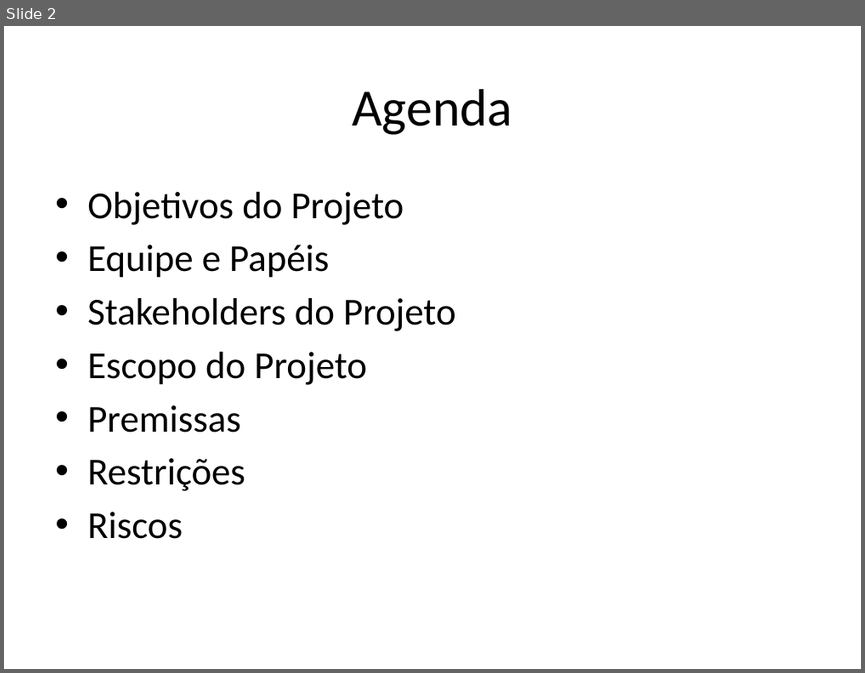
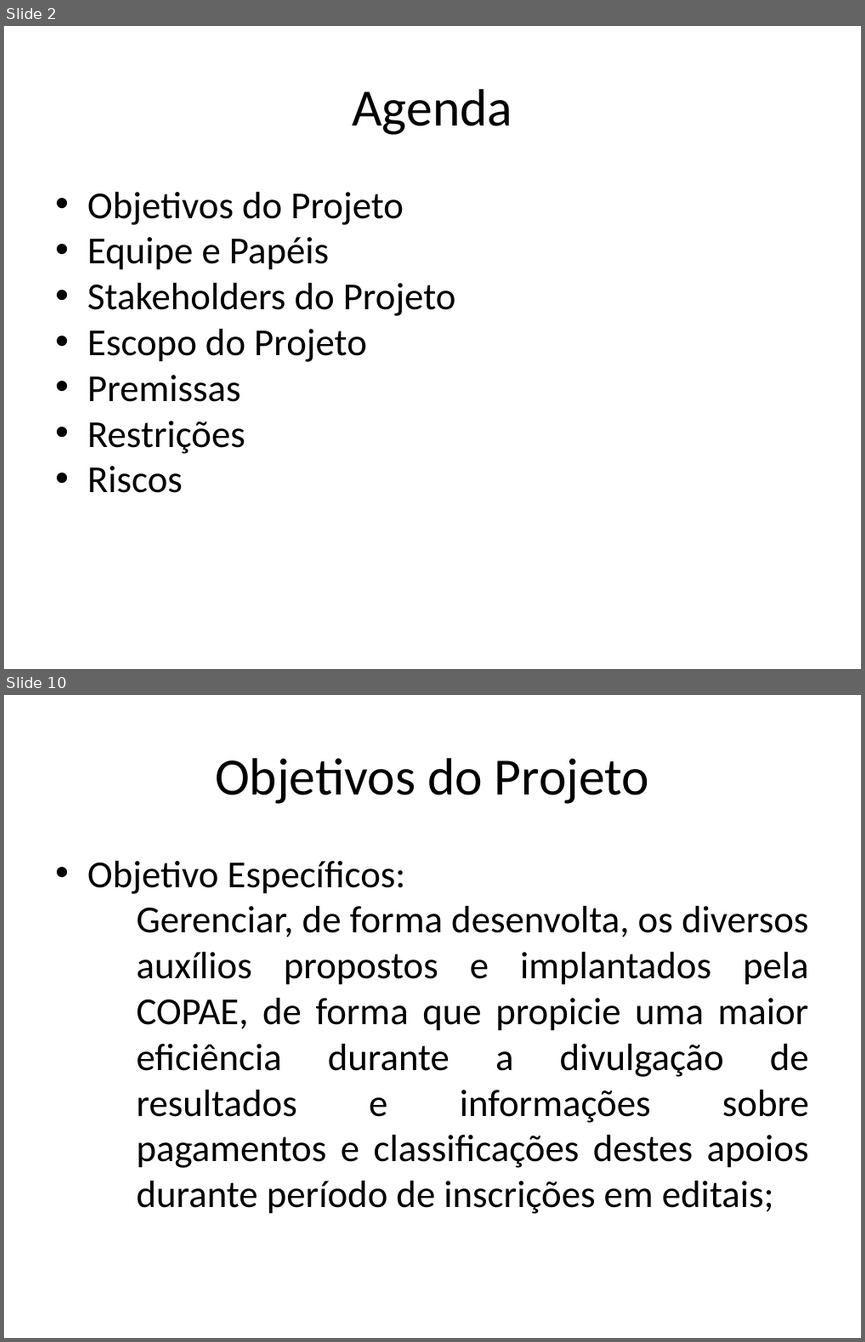
Before and after one commit to amslv/SIGEAS, a slide deck: 01-PROJETO-2015.2/01-GERENCIA DE PROJETO/Plano_de_Projeto.pptx. Shown one above the other, each under a label of ours: slide 2 before the commit, slides 2 and 10 after it; the slides between them are not shown. The pictures are 865x673 and 865x1342 pixels, drawn with LibreOffice and Linux fonts; fonts in the diff are those of the drawing. Boxes give left, top, right and bottom in pixels: in the first picture for what was removed or moved away, otherwise in the second. Text is boxed around its words. In the diff, an @@ line names an element or a change of style, - is before the commit and + after.

Commit message:
Versão 0.1 do Plano de Projeto

```diff
--- a/01-PROJETO-2015.2/01-GERENCIA DE PROJETO/Plano_de_Projeto.pptx
+++ b/01-PROJETO-2015.2/01-GERENCIA DE PROJETO/Plano_de_Projeto.pptx
@@ slide 10 added at (x1=4, y1=695, x2=861, y2=1338), background #FFFFFF @@
@@ text added at (x1=215, y1=758, x2=649, y2=804), 44 pt, text #000000 @@
+Objetivos do Projeto
@@ text added at (x1=87, y1=861, x2=809, y2=1213), 32 pt, text #000000 @@
+• Objetivo Específicos:
+  − Gerenciar, de forma desenvolta, os diversos auxílios propostos e implantados pela COPAE, de forma que propicie uma maior eficiência durante a divulgação de resultados e informações sobre pagamentos e classificações destes apoios durante período de inscrições em editais;
@@ slide 2 changed as well @@
@@ text "Objetivos do Projeto" at (x1=87, y1=192, x2=456, y2=493): indent changed; less space between paragraphs @@
```
Also in this commit, not shown: 8 other slides changed, 7 other slides added, 2 other files.
